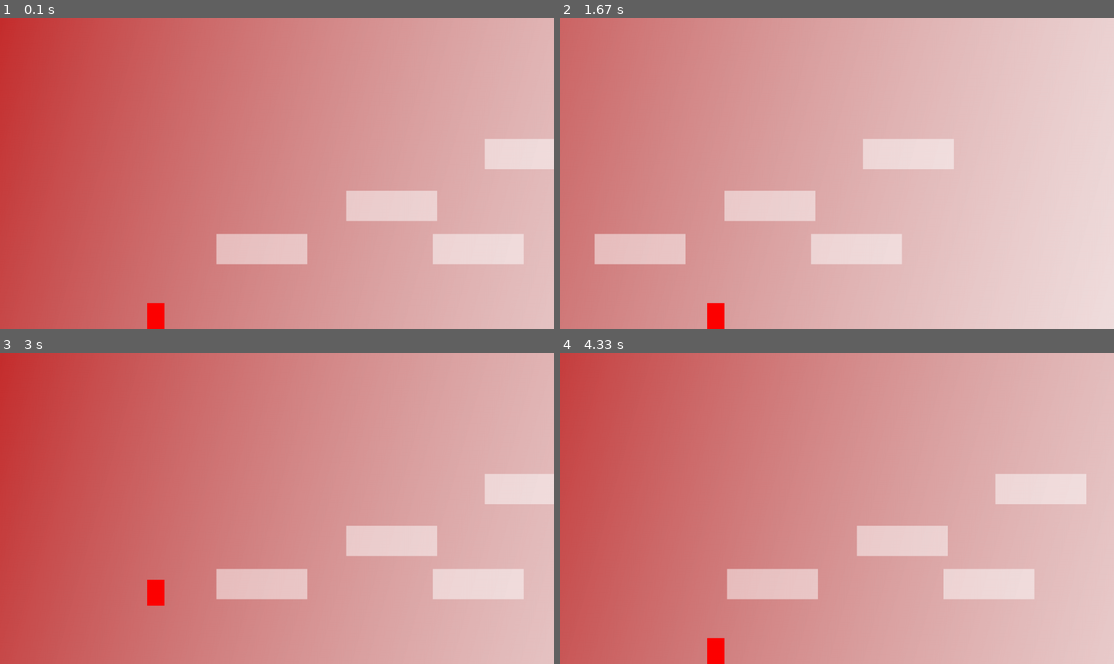
Above: before the commit, frames 1-4 (two rows, left to right).
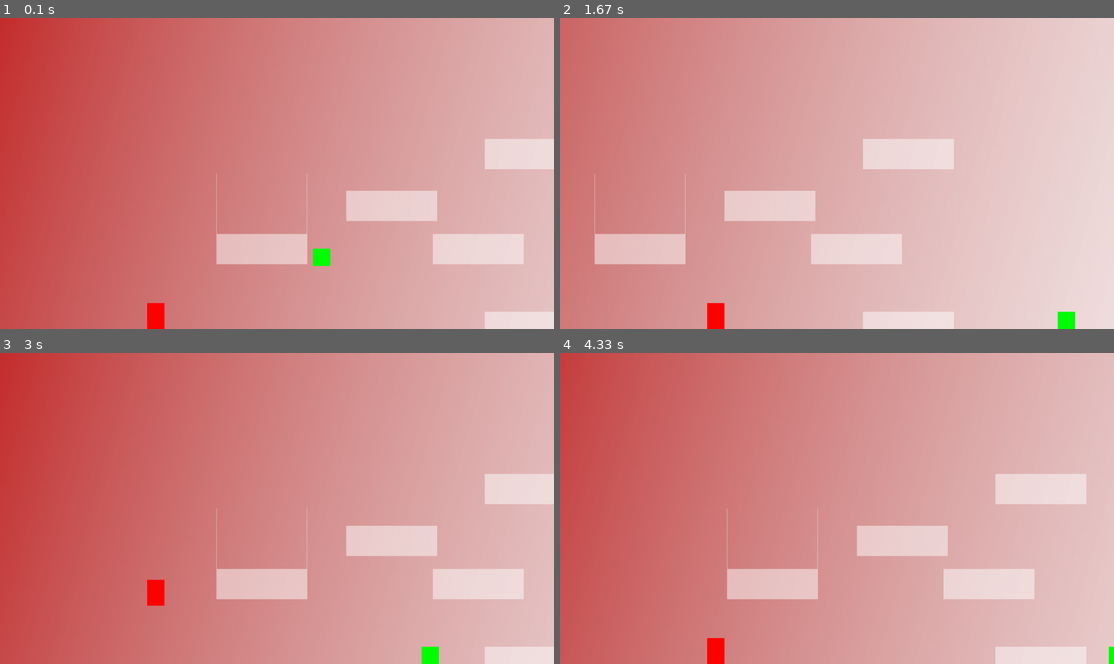
Above: after the commit, the same moments.

Repository: FlyingEwok/pygameRST
Game: pygame game, started from game.py
The game is run twice, just before and just after one commit, with the same random seed, the same clock (stepped at 60 frames per second) and the same inputs.
Inputs:
- Up to frame 1 (0.1 s): no input
- Up to frame 2 (1.67 s): hold Right 0.33-0.8 s; hold Up 0.83-1.13 s; hold Right 1.17-1.63 s
- Up to frame 3 (3 s): hold Left 1.67-2.2 s; hold Left 2.23-2.63 s; hold Up from 2.67 s (still down)
- Up to frame 4 (4.33 s): release Up at 3.03 s; hold Right 3.07-3.7 s; hold Left 3.73-4.2 s; hold Right from 4.23 s (still down)

The runs differ from the first frame. In frame 1, 0.9% of the frame differs, in the area x 39-100%, y 50-100%; in frame 2, 1.1%, in the area x 6-93%, y 50-100%; in frame 3, 0.9%; in frame 4, 1.0%.

Commit message:
partially created enemy

Diff:
--- /dev/null
+++ b/enemyclass.py
@@ -0,0 +1,95 @@
+import pygame
+import main
+import rgbColours
+
+class Enemy(pygame.sprite.Sprite):
+    """
+    This class represents the bar at the bottom that the enemy controls.
+    """
+
+    # -- Methods
+    def __init__(self):
+        """ Constructor function """
+
+        # Call the parent's constructor
+        super().__init__()
+
+        # Create an image of the block, and fill it with a color.
+        # This could also be an image loaded from the disk.
+        width = 40
+        height = 40
+        self.image = pygame.Surface([width, height])
+        self.image.fill(rgbColours.GREEN)
+
+        # Set a referance to the image rect.
+        self.rect = self.image.get_rect()
+
+        # Set speed vector of enemy
+        self.change_x = 2
+        self.change_y = 0
+
+        # List of sprites we can bump against
+        self.level = None
+
+    def update(self):
+        """ Move the enemy. """
+        # Gravity
+        self.calc_grav()
+
+        # Move left/right
+        self.rect.x += self.change_x
+
+        # See if we hit anything
+        block_hit_list = pygame.sprite.spritecollide(self, self.level.platform_list, False)
+        for block in block_hit_list:
+            # If we are moving right,
+            # set our right side to the left side of the item we hit
+            if self.change_x > 0:
+                self.rect.right = block.rect.left
+                self.change_x = -2
+            elif self.change_x < 0:
+                # Otherwise if we are moving left, do the opposite.
+                self.rect.left = block.rect.right
+                self.change_x = 2
+
+        # Move up/down
+        self.rect.y += self.change_y
+
+        # Check and see if we hit anything
+        block_hit_list = pygame.sprite.spritecollide(self, self.level.platform_list, False)
+        for block in block_hit_list:
+
+            # Reset our position based on the top/bottom of the object.
+            if self.change_y > 0:
+                self.rect.bottom = block.rect.top
+            elif self.change_y < 0:
+                self.rect.top = block.rect.bottom
+
+            # Stop our vertical movement
+            self.change_y = 0
+
+    def calc_grav(self):
+        """ Calculate effect of gravity. """
+        if self.change_y == 0:
+            self.change_y = 1
+        else:
+            self.change_y += 0.35       # Default gravity = 0.35, High gravity = 0.55, Lowest gravity =
+
+        # See if we are on the ground.
+        if self.rect.y >= main.SCREEN_HEIGHT - self.rect.height and self.change_y >= 0:
+            self.change_y = 0
+            self.rect.y = main.SCREEN_HEIGHT - self.rect.height
+
+    def jump(self):
+        """ Called when user hits 'jump' button. """
+
+        # move down a bit and see if there is a platform below us.
+        # Move down 2 pixels because it doesn't work well if we only move down 1
+        # when working with a platform moving down.
+        self.rect.y += 2
+        platform_hit_list = pygame.sprite.spritecollide(self, self.level.platform_list, False)
+        self.rect.y -= 2
+
+        # If it is ok to jump, set our speed upwards
+        if len(platform_hit_list) > 0 or self.rect.bottom >= main.SCREEN_HEIGHT:
+            self.change_y = -10
--- /dev/null
+++ b/invisablehitmarkerclass.py
@@ -0,0 +1,15 @@
+import pygame
+import rgbColours
+
+class HitMarker(pygame.sprite.Sprite):
+    """ Platform the user can jump on """
+
+    def __init__(self, width, height):
+        """ Platform constructor. Assumes constructed with user passing in
+            an array of 5 numbers like what's defined at the top of this code.
+            """
+        super().__init__()
+
+        self.image = pygame.Surface([width, height], pygame.SRCALPHA)
+        self.image.fill(rgbColours.TRANSPARENT)
+        self.rect = self.image.get_rect()
--- a/level1class.py
+++ b/level1class.py
@@ -1,5 +1,6 @@
 import levelclass
 import platformclass
+import invisablehitmarkerclass
 
 # Create platforms for the level
 class Level_01(levelclass.Level):
@@ -14,16 +15,29 @@
         self.level_limit = -1000
 
         # Array with width, height, x, and y of platform
-        level = [[210, 70, 500, 500],
+        levelPlatform =[
+                 [210, 70, 500, 500],
                  [210, 70, 800, 400],
                  [210, 70, 1000, 500],
                  [210, 70, 1120, 280],
+                 [210, 70, 1120, 680]
+                 ]
+
+        levelHitMarker = [
+                 [1, 140, 500, 360],
+                 [1, 140, 709, 360]
                  ]
 
         # Go through the array above and add platforms
-        for platform in level:
+        for platform in levelPlatform:
             block = platformclass.Platform(platform[0], platform[1])
             block.rect.x = platform[2]
             block.rect.y = platform[3]
             block.player = self.player
             self.platform_list.add(block)
+
+        for hitmarker in levelHitMarker:
+            marker = invisablehitmarkerclass.HitMarker(hitmarker[0], hitmarker[1])
+            marker.rect.x = hitmarker[2]
+            marker.rect.y = hitmarker[3]
+            self.hitmarker_list.add(marker)
--- a/levelclass.py
+++ b/levelclass.py
@@ -1,5 +1,6 @@
 import pygame
 import rgbColours
+import enemyclass
 
 class Level():
     """ This is a generic super-class used to define a level.
@@ -10,6 +11,7 @@
         """ Constructor. Pass in a handle to player. Needed for when moving
             platforms collide with the player. """
         self.platform_list = pygame.sprite.Group()
+        self.hitmarker_list = pygame.sprite.Group()
         self.enemy_list = pygame.sprite.Group()
         self.player = player
 
@@ -20,6 +22,7 @@
     def update(self):
         """ Update everything in this level."""
         self.platform_list.update()
+        self.hitmarker_list.update()
         self.enemy_list.update()
 
     def draw(self, screen):
@@ -32,6 +35,7 @@
 
         # Draw all the sprite lists that we have
         self.platform_list.draw(screen)
+        self.hitmarker_list.draw(screen)
         self.enemy_list.draw(screen)
 
     def shift_world(self, shift_x):
@@ -45,5 +49,8 @@
         for platform in self.platform_list:
             platform.rect.x += shift_x
 
+        for marker in self.hitmarker_list:
+            marker.rect.x += shift_x
+
         for enemy in self.enemy_list:
             enemy.rect.x += shift_x
--- a/main.py
+++ b/main.py
@@ -1,5 +1,6 @@
 import pygame
 import playerclass
+import enemyclass
 import level1class
 import level2class
 
@@ -20,6 +21,7 @@
 
     # Create the player
     player = playerclass.Player()
+    enemy = enemyclass.Enemy()
 
     # Create all the levels
     level_list = []
@@ -32,10 +34,14 @@
 
     active_sprite_list = pygame.sprite.Group()
     player.level = current_level
+    enemy.level = current_level
 
     player.rect.x = 340
     player.rect.y = SCREEN_HEIGHT - player.rect.height
-    active_sprite_list.add(player)
+    enemy.rect.x = 709
+    enemy.rect.y = 520
+    active_sprite_list.add(player, enemy)
+
 
     # Loop until the user clicks the close button.
     done = False
Binary file removed: images/stage.png
